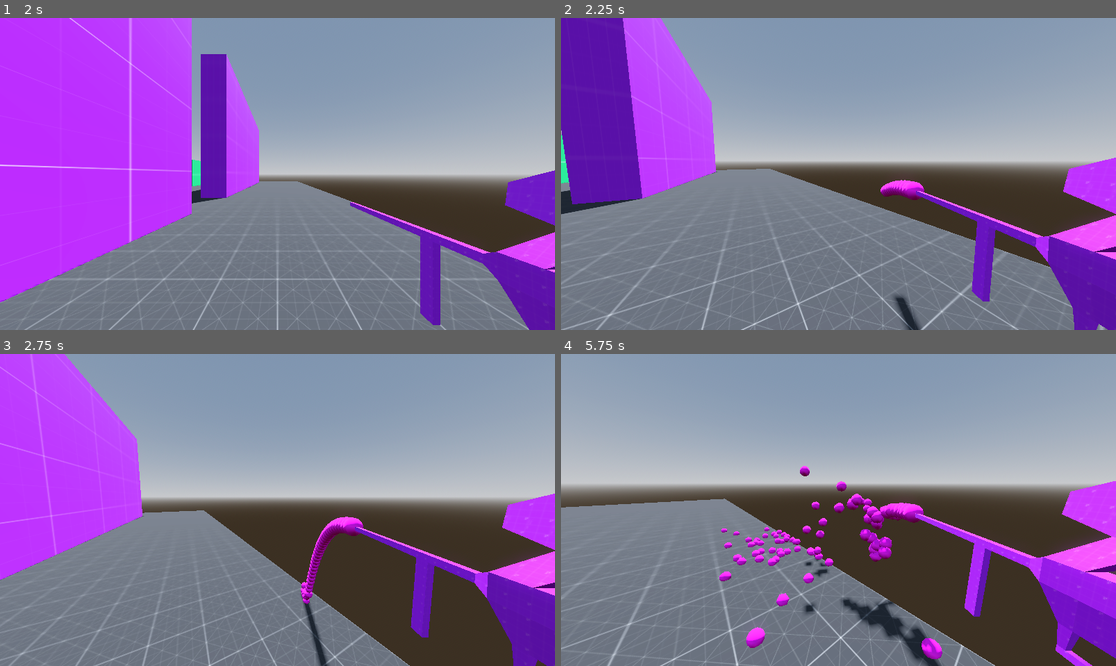
Above: before the commit, frames 1-4 (two rows, left to right).
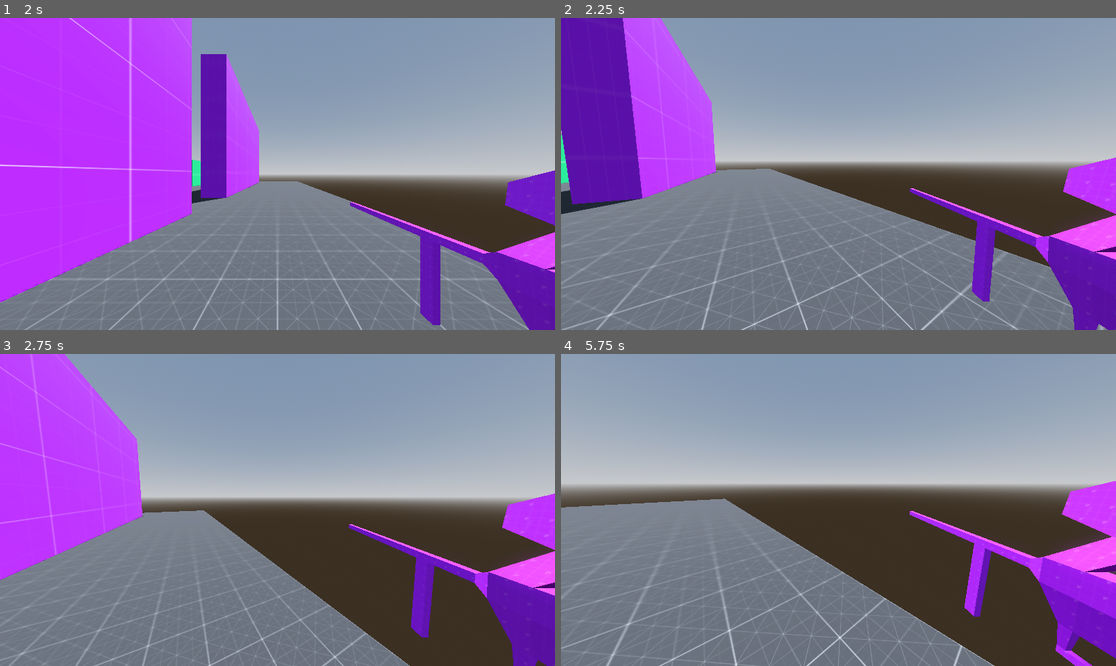
Above: after the commit, the same moments.

Repository: Monkeytonk115/godot-paintball
Game: Godot game, scene res://scenes/main.tscn
Same seed, same stepped clock (60 frames per second), same inputs: the game is played once before the commit and once after it.
Inputs (mouse positions are in pixels of both pictures, inside the frame that each line leads up to):
- Up to frame 1 (2 s): click (277, 186) at 0.52 s; type "12" at 0.6 s; click "host multiplayer" at 1.25 s
- Up to frame 2 (2.25 s): move the mouse to (866, 174) at 2.02 s; press the mouse at (866, 174) at 2.03 s; hold W (forward) from 2.03 s (still down)
- Up to frame 3 (2.75 s): keep holding W (forward); tap Space (jump) at 2.27 s
- Up to frame 4 (5.75 s): keep holding W (forward); move the mouse to (810, 510) at 2.77 s; release the mouse at (810, 510) at 2.78 s; click (810, 510) at 2.85 s; tap Space (jump) at 3.02, 4.52, 5.27 s; move the mouse to (849, 503) at 3.52 s; press the mouse at (849, 503) at 3.53 s; move the mouse to (832, 516) at 4.27 s; release the mouse at (832, 516) at 4.28 s; click (832, 516) at 4.35 s; move the mouse to (877, 513) at 5.02 s; press the mouse at (877, 513) at 5.03 s

Frame 1 is identical in both runs. In frame 2, 0.6% of the frame differs, in the area x 57-66%, y 51-100%; in frame 3, 1.0%; in frame 4, 4.3%, in the area x 7-95%, y 35-100%.

Commit message:
maybe fix multiplayer guns

Diff:
--- a/scenes/main.gd
+++ b/scenes/main.gd
@@ -40,10 +40,7 @@
 	print("add player ", peer_id)
 	var new_player = player.instantiate()
 	new_player.set_name(str(peer_id))
-
-	var new_gun = gun.instantiate()
-	new_gun.shoot_bullet.connect(shoot_bullet)
-	new_player.equip(new_gun)
+	new_player.loadout = ["res://scenes/weapons/paintgun.tscn"]
 	var spawnPoint = new_arena.find_child("purpleSpawn").get_children().pick_random()
 	add_child(new_player)
 	new_player.global_transform = spawnPoint.global_transform
@@ -51,7 +48,6 @@
 
 func remove_player(peer_id):
 	pass
-
 
 
 func shoot_bullet(origin : Transform3D, velocity : Vector3):
--- a/scenes/player.gd
+++ b/scenes/player.gd
@@ -7,6 +7,8 @@
 # Get the gravity from the project settings to be synced with RigidBody nodes.
 var gravity = ProjectSettings.get_setting("physics/3d/default_gravity")
 var equipped_weapon
+
+var loadout = ["res://scenes/weapons/paintgun.tscn"]
 
 func _enter_tree():
 	# Can only change multiplayer authority from inside _enter_tree()
@@ -21,6 +23,8 @@
 
 	Input.mouse_mode = Input.MOUSE_MODE_CAPTURED
 	$Camera3D.current = true
+
+	equip.rpc(loadout[0])
 
 
 func _process(_delta):
@@ -65,8 +69,9 @@
 			equipped_weapon.PrimaryFire()
 
 
-#@rpc("any_peer", "call_local")
-func equip(wep : Node):
-	equipped_weapon = wep
+@rpc("authority", "call_local")
+func equip(wep : String):
+	print("equipping ", wep)
+	equipped_weapon = load(wep).instantiate()
 	$humanoid/hand_right.add_child(equipped_weapon)
 	equipped_weapon.transform = equipped_weapon.find_child("attachment_0").transform.inverse()
Not shown: 1 places in scenes/player.tscn that only renumber resources
